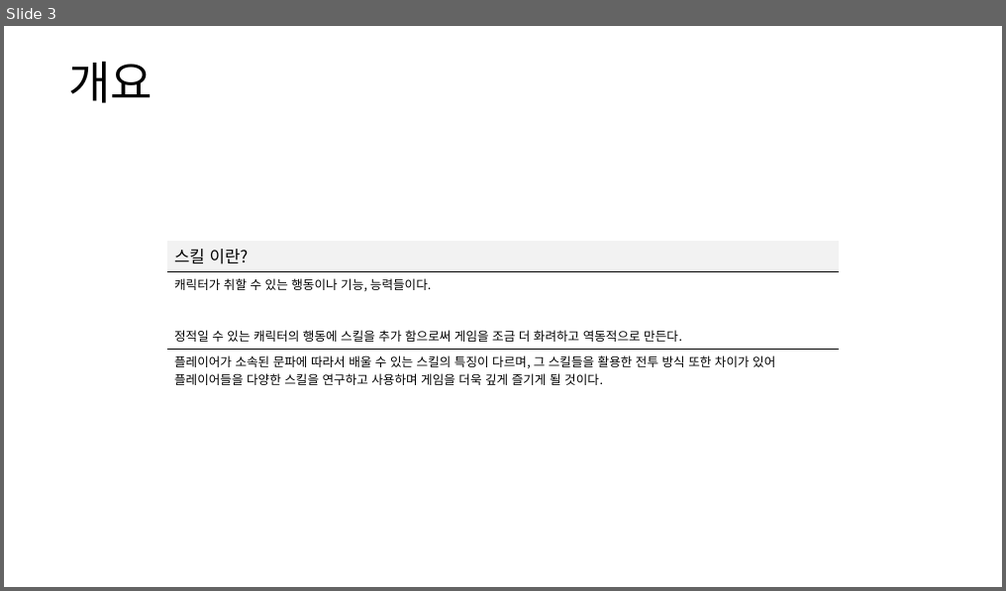
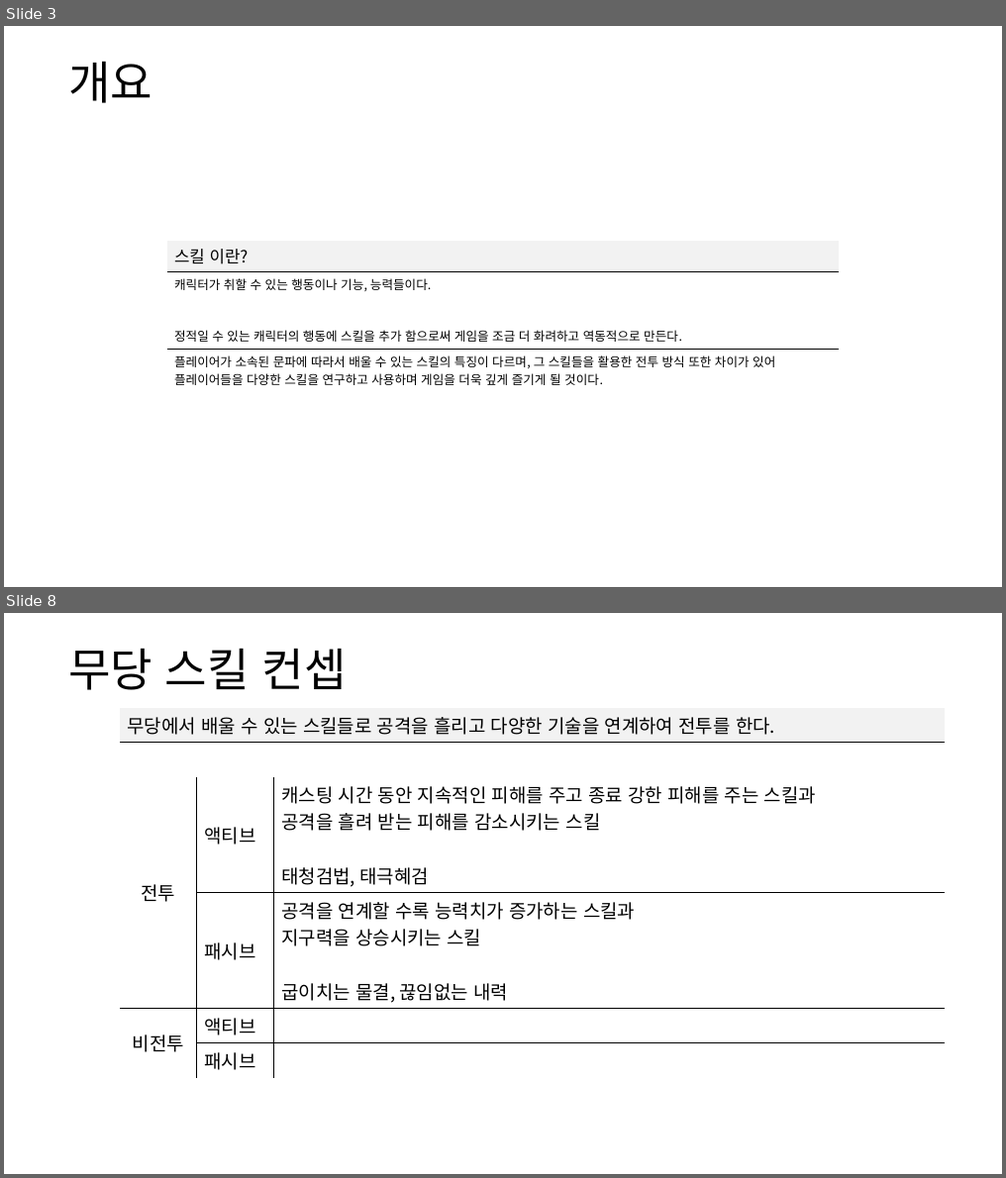
Before and after one commit to yjk0401/unityenginebasic_9th, a slide deck: 기획/방랑엽사전/스킬 기획서.pptx. Shown one above the other, each under a label of ours: slide 3 before the commit, slides 3 and 8 after it; the slides between them are not shown. The pictures are 1006x591 and 1006x1178 pixels, drawn with LibreOffice and Linux fonts; fonts in the diff are those of the drawing. Boxes give left, top, right and bottom in pixels: in the first picture for what was removed or moved away, otherwise in the second. Text is boxed around its words. In the diff, an @@ line names an element or a change of style, - is before the commit and + after.

```diff
--- a/기획/방랑엽사전/스킬 기획서.pptx
+++ b/기획/방랑엽사전/스킬 기획서.pptx
@@ slide 8 added at [4,613,1002,1174], background #FFFFFF @@
@@ text added at [68,648,347,690], 44 pt, text #000000 @@
+무당 스킬 컨셉
@@ table added at [120,708,945,1074], 6 rows, 3 columns @@
+무당에서 배울 수 있는 스킬들로 공격을 흘리고 다양한 기술을 연계하여 전투를 한다. |  | 
+ |  | 
+전투 | 액티브 | 캐스팅 시간 동안 지속적인 피해를 주고 종료 강한 피해를 주는 스킬과 / 공격을 흘려 받는 피해를 감소시키는 스킬 / 태청검법, 태극혜검
+ | 패시브 | 공격을 연계할 수록 능력치가 증가하는 스킬과 / 지구력을 상승시키는 스킬 / 굽이치는 물결, 끊임없는 내력
+비전투 | 액티브 | 
+ | 패시브 | 
```
Also in this commit, not shown: 2 slides changed, 11 other slides added.
